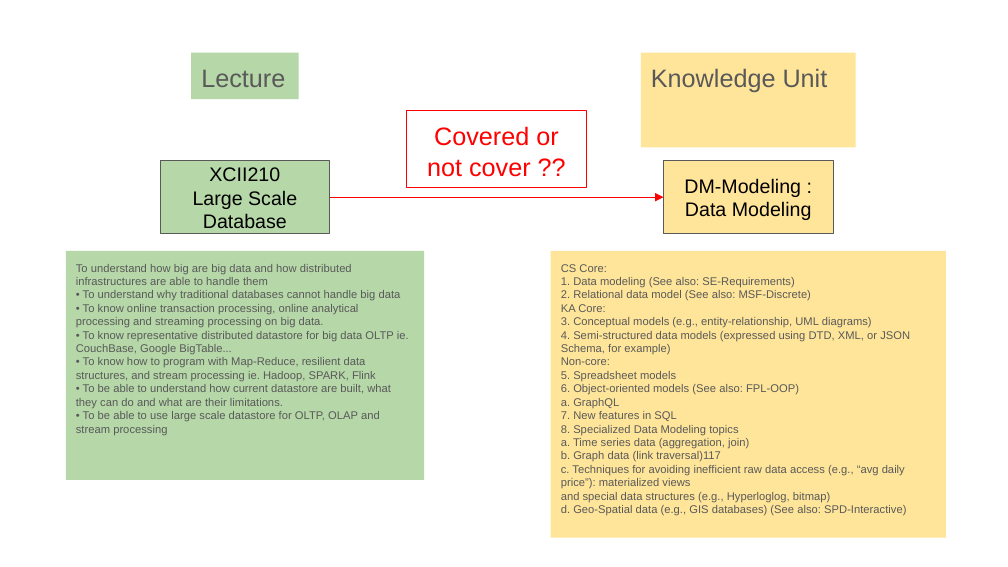
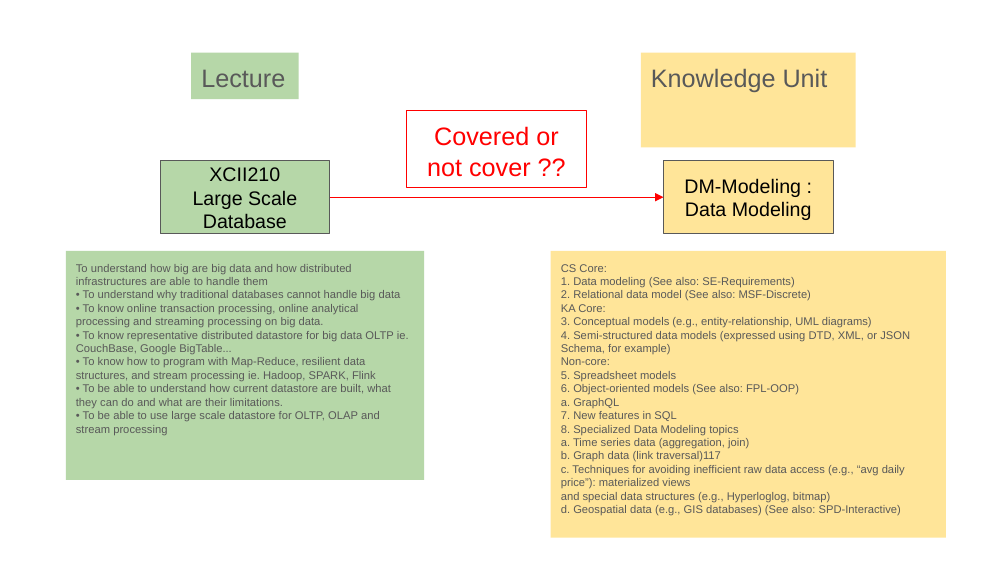
Before and after one commit to momo54/SLM-EXP, a slide deck: slide 2 of scripts/Demo SPARQLLM.pptx. Drawn at 1008x567 pixels with LibreOffice and Linux fonts; fonts in the diff are those of the drawing. Boxes give left, top, right and bottom in pixels: in the first picture for what was removed or moved away, otherwise in the second. Text is boxed around its words. In the diff, an @@ line names an element or a change of style, - is before the commit and + after.

```diff
--- a/scripts/Demo SPARQLLM.pptx
+++ b/scripts/Demo SPARQLLM.pptx
@@ text in rectangle at <box>561,505,901,515</box>: text changed @@
-d. Geo-Spatial data (e.g., GIS databases) (See also: SPD-Interactive)
+d. Geospatial data (e.g., GIS databases) (See also: SPD-Interactive)
```
Also in this commit, not shown: 1 other slide changed, 3 other files.
